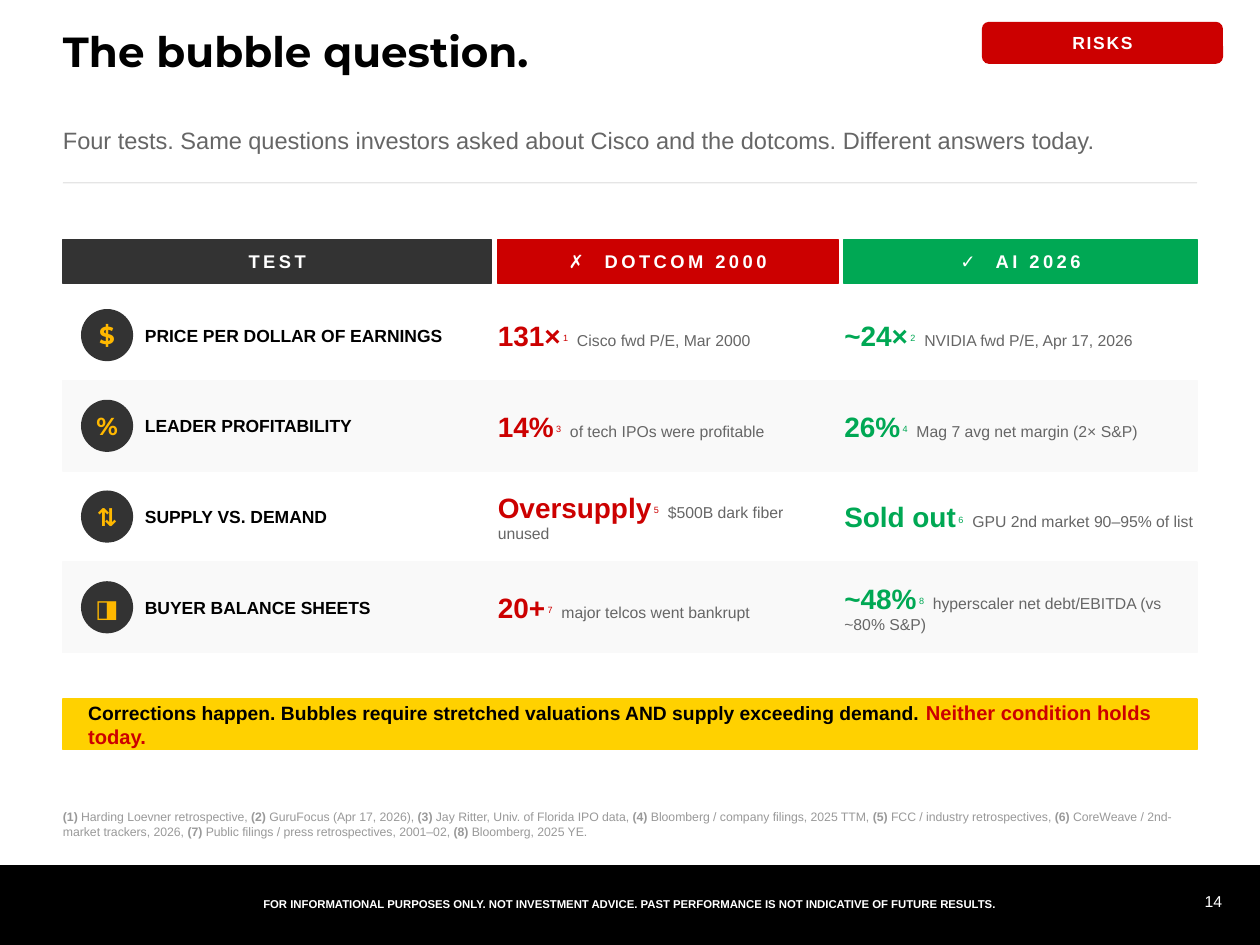
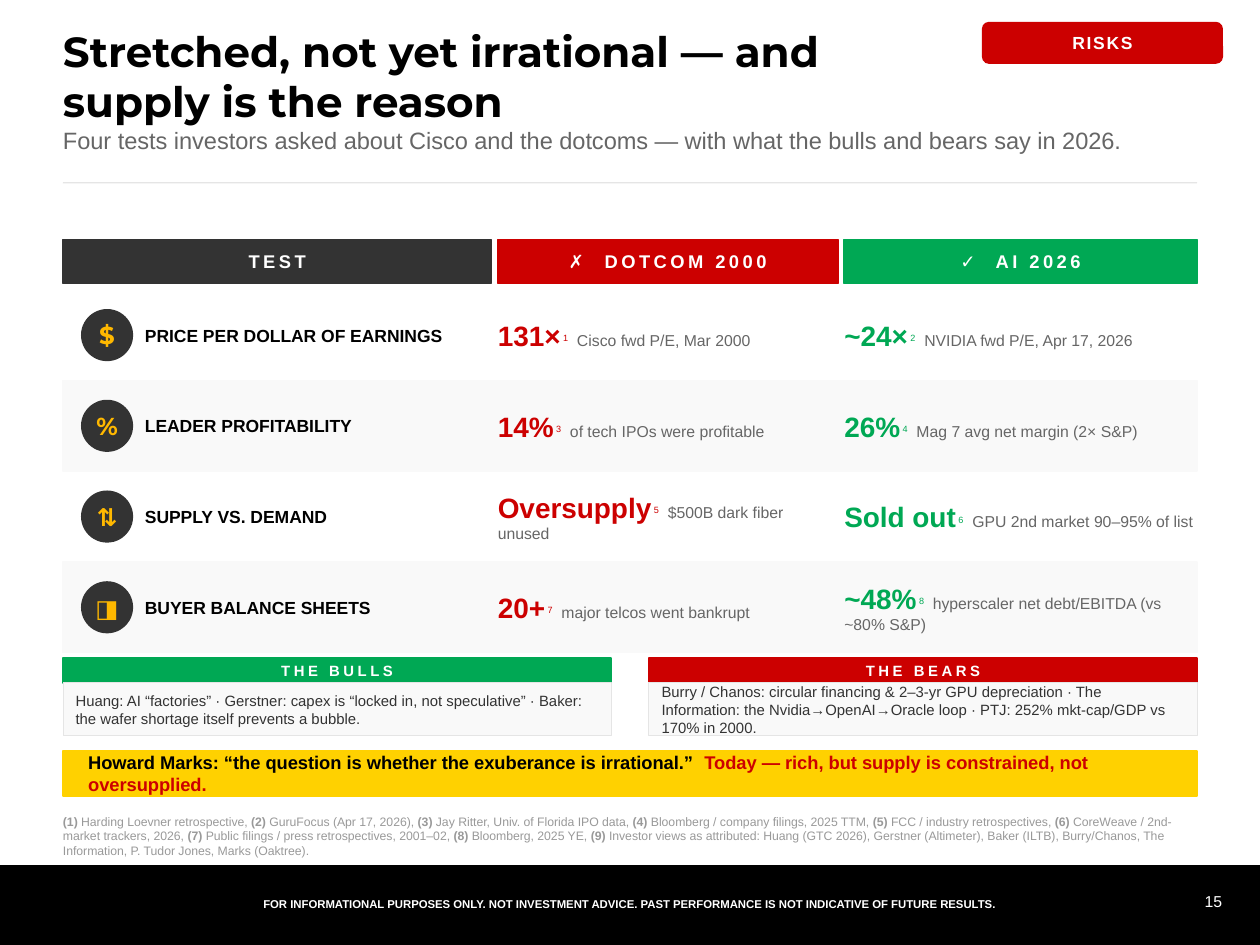
Before and after one commit to samuelcmcclellan-cell/ai-markets-deck, a slide deck: slide 15 of ai-markets-deck.pptx (slide 14 before the commit). Drawn at 1260x945 pixels with LibreOffice and Linux fonts; fonts in the diff are those of the drawing. Boxes give left, top, right and bottom in pixels: in the first picture for what was removed or moved away, otherwise in the second. Text is boxed around its words. In the diff, an @@ line names an element or a change of style, - is before the commit and + after.

```diff
--- a/ai-markets-deck.pptx
+++ b/ai-markets-deck.pptx
@@ text at (63,34,819,126): text changed @@
-The bubble question.
+Stretched, not yet irrational — and supply is the reason
@@ text at (63,132,1121,154): text changed @@
-Four tests. Same questions investors asked about Cisco and the dotcoms. Different answers today.
+Four tests investors asked about Cisco and the dotcoms — with what the bulls and bears say in 2026.
@@ rectangle added at (63,658,611,683), fill #00A854, outline #00A854 1 pt @@
@@ rectangle added at (649,658,1197,683), fill #CC0000, outline #CC0000 1 pt @@
@@ rectangle added at (63,683,611,736), fill #F9F9F9, outline #E5E5E5 0.5 pt @@
@@ text added at (281,665,393,676), 8.5 pt, text #FFFFFF, bold @@
+THE BULLS
@@ rectangle added at (649,683,1197,736), fill #F9F9F9, outline #E5E5E5 0.5 pt @@
@@ text added at (662,686,1165,733), 8.5 pt, text #333333 @@
+Burry / Chanos: circular financing & 2–3-yr GPU depreciation · The Information: the Nvidia→OpenAI→Oracle loop · PTJ: 252% mkt-cap/GDP vs 170% in 2000.
@@ text added at (866,665,980,676), 8.5 pt, text #FFFFFF, bold @@
+THE BEARS
@@ text added at (76,695,582,727), 8.5 pt, text #333333 @@
+Huang: AI “factories” · Gerstner: capex is “locked in, not speculative” · Baker: the wafer shortage itself prevents a bubble.
@@ text removed at (88,705,1151,748) @@
-Corrections happen. Bubbles require stretched valuations AND supply exceeding demand. Neither condition holds today.
@@ rectangle: place and size @@
-rectangle at (63,699,1197,750)
+rectangle at (63,751,1197,796)
@@ text added at (88,755,1088,795), 10.5 pt, text #000000, bold @@
+Howard Marks: “the question is whether the exuberance is irrational.” Today — rich, but supply is constrained, not oversupplied.
@@ text at (63,817,1171,858): text changed @@
-(1) Harding Loevner retrospective, (2) GuruFocus (Apr 17, 2026), (3) Jay Ritter, Univ. of Florida IPO data, (4) Bloomberg / company filings, 2025 TTM, (5) FCC / industry retrospectives, (6) CoreWeave / 2nd-market trackers, 2026, (7) Public filings / press retrospectives, 2001–02, (8) Bloomberg, 2025 YE.
+(1) Harding Loevner retrospective, (2) GuruFocus (Apr 17, 2026), (3) Jay Ritter, Univ. of Florida IPO data, (4) Bloomberg / company filings, 2025 TTM, (5) FCC / industry retrospectives, (6) CoreWeave / 2nd-market trackers, 2026, (7) Public filings / press retrospectives, 2001–02, (8) Bloomberg, 2025 YE, (9) Investor views as attributed: Huang (GTC 2026), Gerstner (Altimeter), Baker (ILTB), Burry/Chanos, The Information, P. Tudor Jones, Marks (Oaktree).
@@ text at (1205,896,1223,907): text changed @@
-14
+15
```
Also in this commit, not shown: 19 other slides changed, 2 slides added, 1 slide removed, 42 other files.
